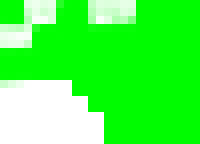
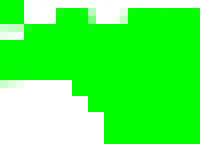
Comparing the layer stacks of the two 200 × 144 images. Changes:
renamed "Shield 4" to "Shield4", painted on it over [0, 0, 200, 56]
